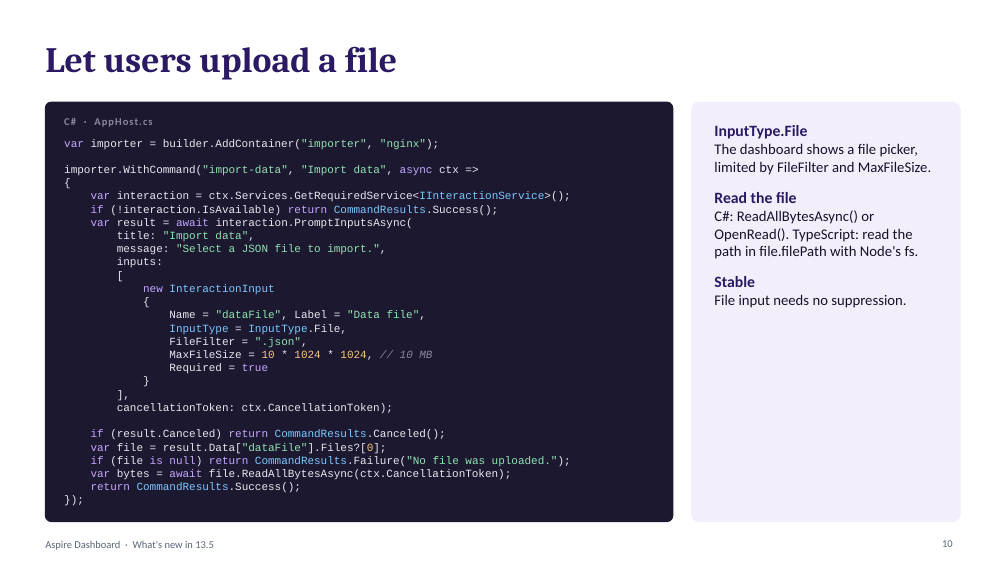
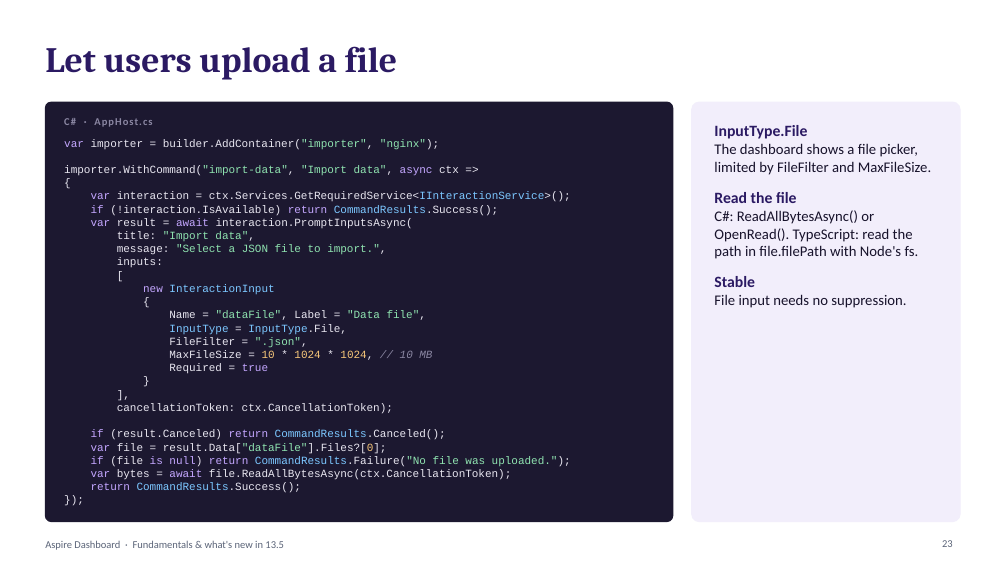
Before and after one commit to mcdmags/aspire-dashboard, a slide deck: slide 23 of aspire-dashboard-13-5.pptx (slide 10 before the commit). Drawn at 1008x567 pixels with LibreOffice and Linux fonts; fonts in the diff are those of the drawing. Boxes give left, top, right and bottom in pixels: in the first picture for what was removed or moved away, otherwise in the second. Text is boxed around its words. In the diff, an @@ line names an element or a change of style, - is before the commit and + after.

Commit message:
Added fundamentals and concise version

```diff
--- a/aspire-dashboard-13-5.pptx
+++ b/aspire-dashboard-13-5.pptx
@@ text at [45,540,284,550]: text changed @@
-Aspire Dashboard · What's new in 13.5
+Aspire Dashboard · Fundamentals & what's new in 13.5
@@ page number at [942,540,953,547]: text changed @@
-10
+23
```
Also in this commit, not shown: 12 other slides changed, 19 slides added, 5 slides removed, 1 other file.
